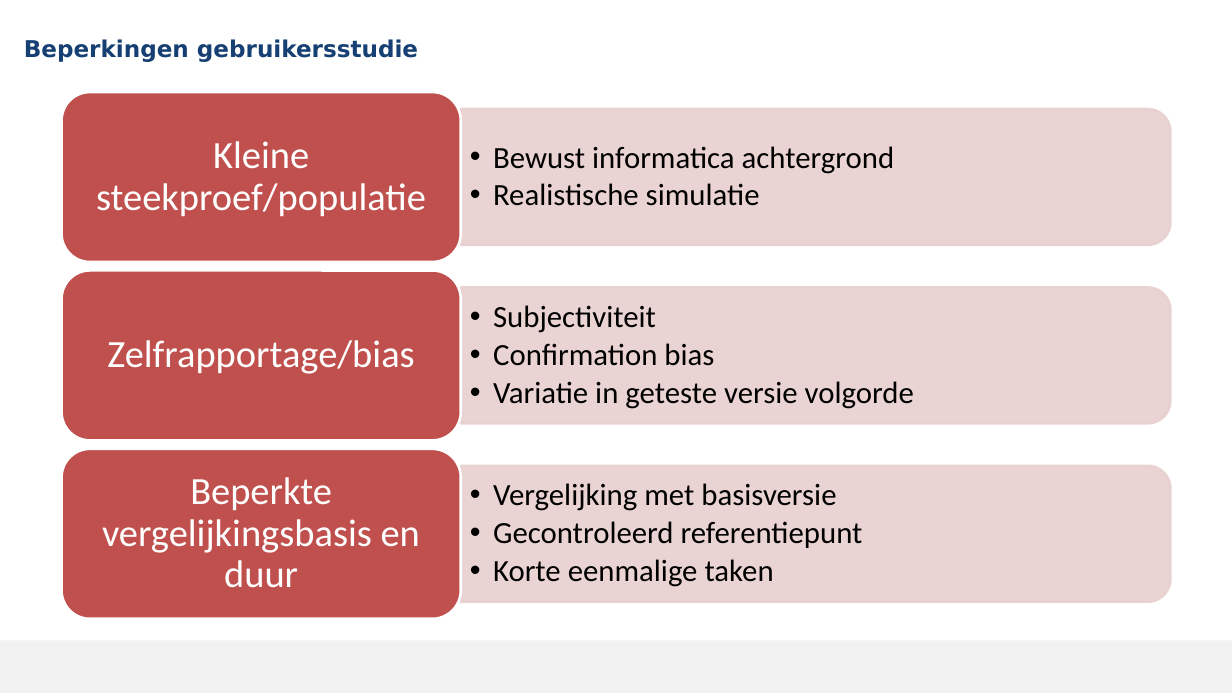
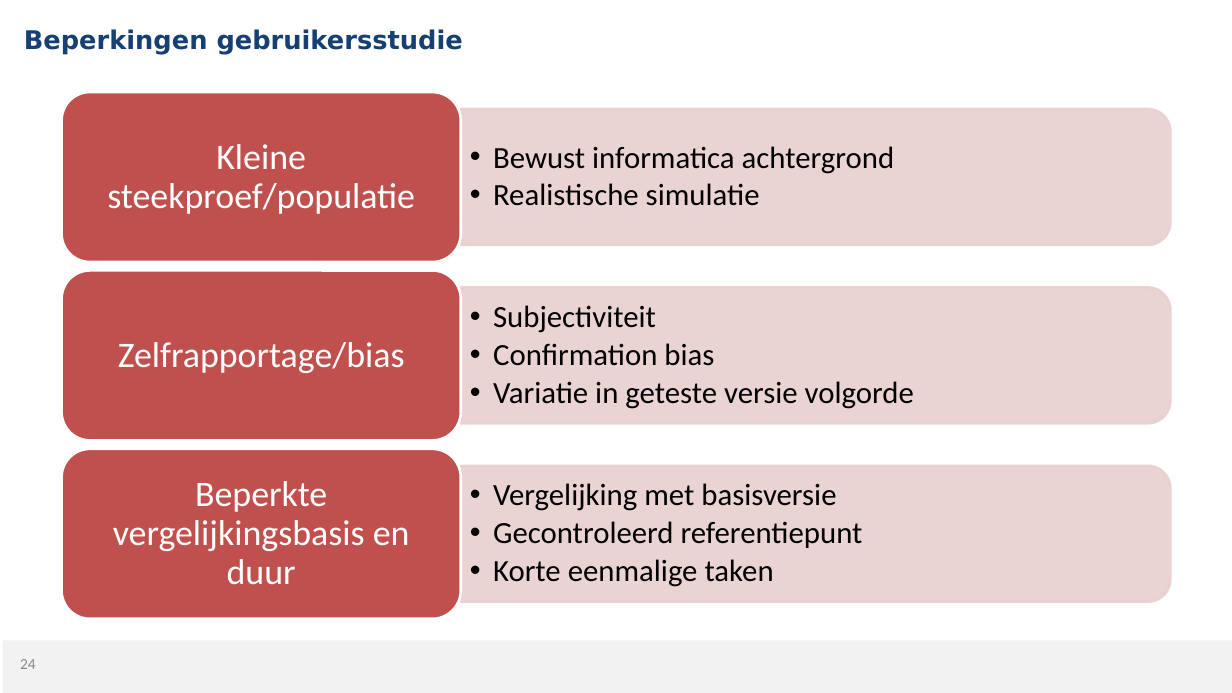
Before and after one commit to MikaG-1952764/masterproef, a slide deck: slide 24 of MP2526_Verdediging.pptx. Drawn at 1232x693 pixels with LibreOffice and Linux fonts; fonts in the diff are those of the drawing; background and template pictures are left out. Boxes give left, top, right and bottom in pixels: in the first picture for what was removed or moved away, otherwise in the second. Text is boxed around its words. In the diff, an @@ line names an element or a change of style, - is before the commit and + after.

```diff
--- a/MP2526_Verdediging.pptx
+++ b/MP2526_Verdediging.pptx
@@ title "Beperkingen gebruikersstudie": place and size @@
-title "Beperkingen gebruikersstudie" at [24,39,418,62]
+title "Beperkingen gebruikersstudie" at [24,29,463,55]
@@ title "Beperkingen gebruikersstudie" at [24,29,463,55]: size 18 to 20 pt @@
@@ size 30 to 28 pt in 3 elements at [107,144,415,214], [118,342,405,373], [113,481,410,584] @@
@@ page number added at [20,659,36,669], 12 pt, text #898989 @@
+24
```
Also in this commit, not shown: 35 other slides changed, 1 slide added, 1 slide removed, 1 other file.
